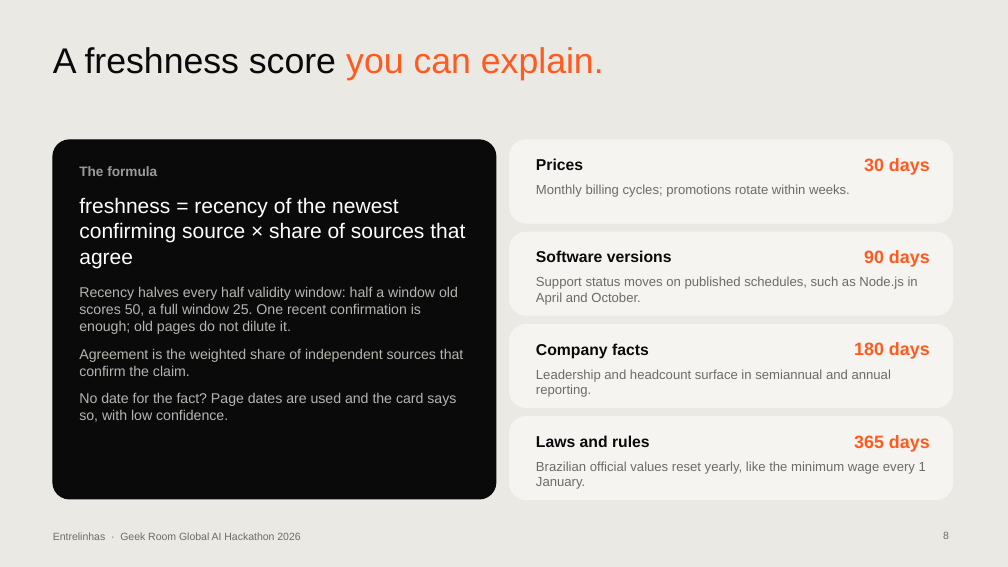
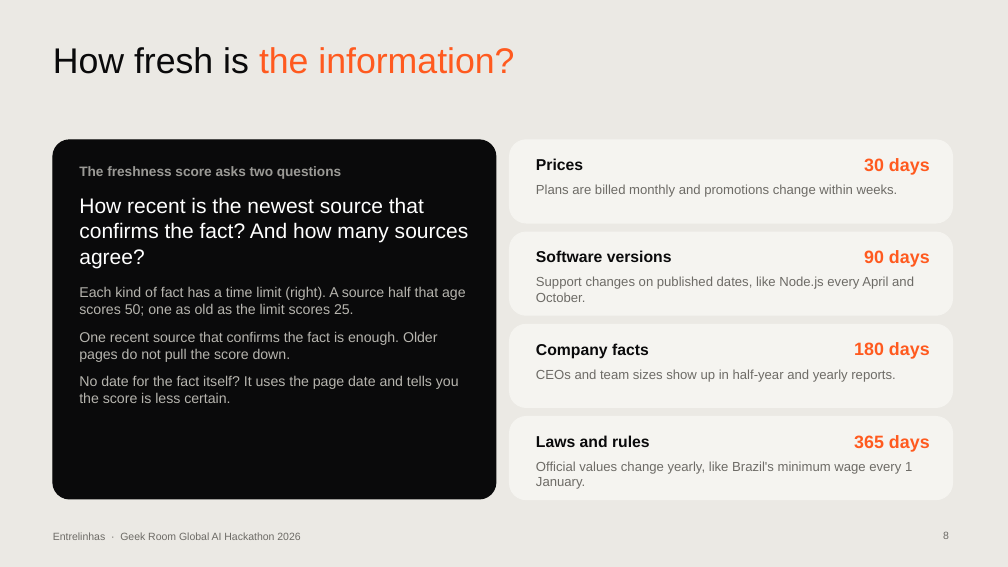
Before and after one commit to contatoalicecandido-lab/entrelinhas, a slide deck: slide 8 of submission/Entrelinhas_Pitch_Deck.pptx. Drawn at 1008x567 pixels with LibreOffice and Linux fonts; fonts in the diff are those of the drawing. Boxes give left, top, right and bottom in pixels: in the first picture for what was removed or moved away, otherwise in the second. Text is boxed around its words. In the diff, an @@ line names an element or a change of style, - is before the commit and + after.

```diff
--- a/submission/Entrelinhas_Pitch_Deck.pptx
+++ b/submission/Entrelinhas_Pitch_Deck.pptx
@@ title at bbox=[53, 47, 514, 74]: text changed; text colour #0A0A0B to #FF5A1F @@
-A freshness score you can explain.
+How fresh is the information?
@@ text at bbox=[79, 166, 341, 179]: text changed @@
-The formula
+The freshness score asks two questions
@@ text at bbox=[79, 197, 469, 268]: text changed @@
-freshness = recency of the newest confirming source × share of sources that agree
+How recent is the newest source that confirms the fact? And how many sources agree?
@@ text at bbox=[536, 184, 898, 197]: text changed @@
-Monthly billing cycles; promotions rotate within weeks.
+Plans are billed monthly and promotions change within weeks.
@@ text at bbox=[79, 286, 466, 403]: text changed @@
-Recency halves every half validity window: half a window old scores 50, a full window 25. One recent confirmation is enough; old pages do not dilute it.
-Agreement is the weighted share of independent sources that confirm the claim.
-No date for the fact? Page dates are used and the card says so, with low confidence.
+Each kind of fact has a time limit (right). A source half that age scores 50; one as old as the limit scores 25.
+One recent source that confirms the fact is enough. Older pages do not pull the score down.
+No date for the fact itself? It uses the page date and tells you the score is less certain.
@@ text at bbox=[536, 276, 914, 302]: text changed @@
-Support status moves on published schedules, such as Node.js in April and October.
+Support changes on published dates, like Node.js every April and October.
@@ text at bbox=[536, 369, 895, 382]: text changed @@
-Leadership and headcount surface in semiannual and annual reporting.
+CEOs and team sizes show up in half-year and yearly reports.
@@ text at bbox=[536, 461, 912, 489]: text changed @@
-Brazilian official values reset yearly, like the minimum wage every 1 January.
+Official values change yearly, like Brazil's minimum wage every 1 January.
```
Also in this commit, not shown: 13 other slides changed.
